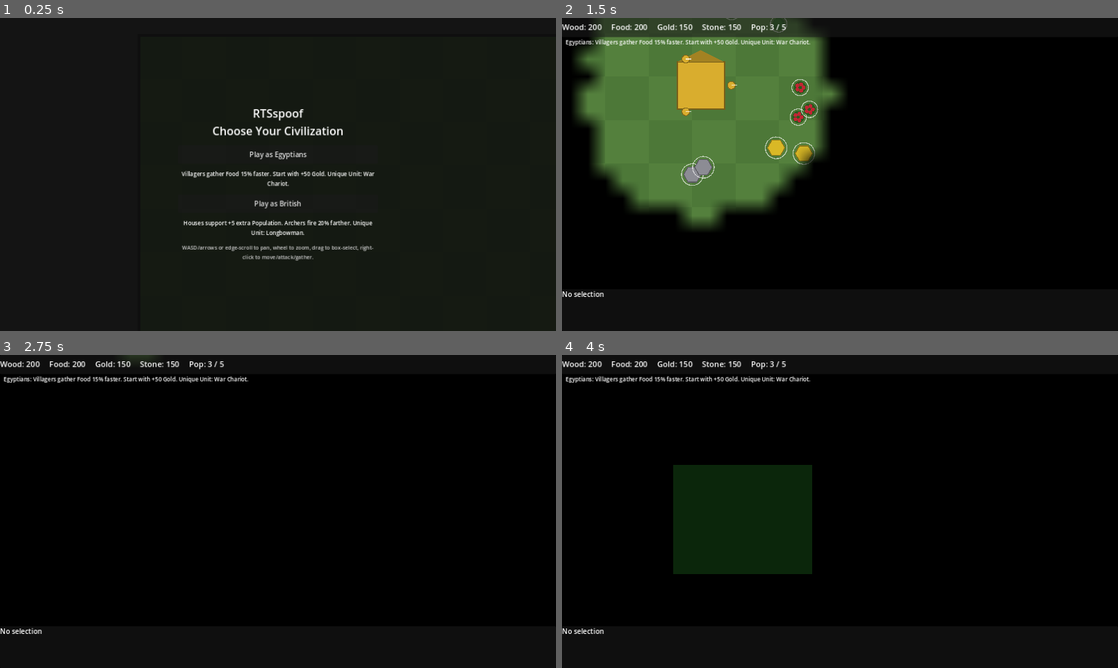
Above: before the commit, frames 1-4 (two rows, left to right).
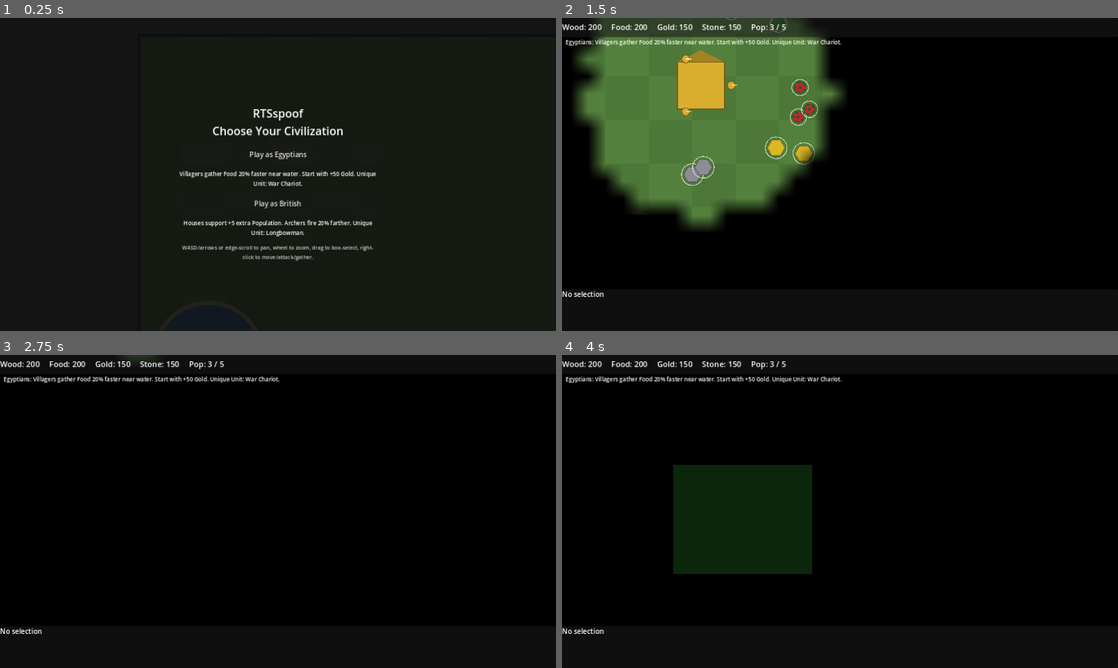
Above: after the commit, the same moments.

Repository: Golden-King05/RTSspoof
Game: Godot game, scene res://Main.tscn
Same seed, same stepped clock (60 frames per second), same inputs: the game is played once before the commit and once after it.
Inputs (mouse positions are in pixels of both pictures, inside the frame that each line leads up to):
- Up to frame 1 (0.25 s): no input
- Up to frame 2 (1.5 s): click "Play as Egyptians" at 0.5 s; tap Enter at 1.25 s; move the mouse to (962, 158) at 1.27 s; hold S (cam_down) from 1.28 s (still down); click (962, 158) at 1.42 s
- Up to frame 3 (2.75 s): release S (cam_down) at 2 s; drag from (166, 527) to (250, 574) at 2.02 s
- Up to frame 4 (4 s): move the mouse to (895, 442) at 2.77 s; hold D (cam_right) 2.78-3.5 s; click (895, 442) at 2.92 s; tap Space at 3.5 s; drag from (812, 574) to (673, 464) at 3.52 s

The runs differ from the first frame. In frame 1, 0.5% of the frame differs, in the area x 32-68%, y 48-54%; in frame 2, 0.3%; in frame 3, 0.3%; in frame 4, 0.3%.

Commit message:
Gate Egyptian food bonus on water proximity; add buildable Farms
Bumps the Egyptian villager food-gather bonus from a flat 15% to 20%,
but it now only applies to food sources (Farms or berry bushes) within
range of a lake, so players have to actually settle near water to get
it. Adds impassable lake water bodies to the map (one per base, one
contested in the middle), a new buildable Farm (depletable food source,
villagers gather it like a resource node), and HUD/selection support
for placing and reading Farms.

Co-Authored-By: Claude Sonnet 5 <noreply@anthropic.com>
Claude-Session: https://claude.ai/code/session_01WJRC2qEvqiYQPAt5hQkyBm

Diff:
--- a/Main.gd
+++ b/Main.gd
@@ -32,6 +32,14 @@
 	var ground := Ground.new()
 	ground.setup(MAP_SIZE)
 	world.add_child(ground)
+
+	var water_regions: Array = [
+		{"center": HUMAN_START + Vector2(-160, 420), "radius": 120.0},
+		{"center": (MAP_SIZE - HUMAN_START) + Vector2(160, -420), "radius": 120.0},
+		{"center": MAP_SIZE / 2.0 + Vector2(-400, 400), "radius": 150.0},
+	]
+	ground.add_water_regions(water_regions)
+	GameManager.register_water_regions(water_regions)
 
 	var nav_region := NavigationRegion2D.new()
 	var nav_poly := NavigationPolygon.new()
@@ -128,7 +136,33 @@
 	for b in ps.buildings:
 		if is_instance_valid(b):
 			print("[sim] building=", b.building_type, " hp=", b.hp, "/", b.max_hp, " under_construction=", b.under_construction)
-	print("[sim] final unit count=", ps.units.size(), " DONE")
+	print("[sim] final unit count=", ps.units.size())
+
+	# Water-gated gather bonus sanity check (should only matter for Egyptians).
+	var lake_center: Vector2 = HUMAN_START + Vector2(-160, 420)
+	var near_water_pos: Vector2 = lake_center + Vector2(200, 0) # inside the 160px margin outside the lake's 120 radius
+	var far_pos: Vector2 = HUMAN_START + Vector2(1200, 1200) # nowhere near any lake
+	print("[sim] is_near_water(near)=", GameManager.is_near_water(near_water_pos), " is_near_water(far)=", GameManager.is_near_water(far_pos))
+	print("[sim] %s gather_multiplier(food, near_water)=%s far=%s" % [ps.civ_id, ps.gather_multiplier("food", near_water_pos), ps.gather_multiplier("food", far_pos)])
+	var enemy: PlayerState = GameManager.get_player(GameManager.enemy_of(GameManager.HUMAN_ID))
+	print("[sim] %s gather_multiplier(food, near_water)=%s far=%s" % [enemy.civ_id, enemy.gather_multiplier("food", near_water_pos), enemy.gather_multiplier("food", far_pos)])
+
+	# End-to-end farm test: place one near water, assign a villager, watch it harvest.
+	var farm := RTSBuilding.new()
+	world.add_child(farm)
+	farm.global_position = near_water_pos
+	farm.setup("farm", GameManager.HUMAN_ID, true)
+	var farmer = ps.units[0]
+	farmer.order_construct(farm)
+	print("[sim] farm placed near water, food before=", ps.resources.food)
+
+	await get_tree().create_timer(6.0).timeout
+	print("[sim] farm under_construction=", farm.under_construction, " food_remaining=", farm.food_remaining)
+
+	farmer.order_gather(farm)
+	await get_tree().create_timer(4.0).timeout
+	print("[sim] after gathering: player food=", ps.resources.food, " farm.food_remaining=", farm.food_remaining, " farmer.state=", farmer.state)
+	print("[sim] DONE")
 
 
 func _process(delta: float) -> void:
--- a/autoload/GameData.gd
+++ b/autoload/GameData.gd
@@ -82,6 +82,13 @@
 		"provides_pop": 0, "can_train": ["militia", "archer"],
 		"is_drop_off": false, "radius": 40.0, "vision_range": 160.0,
 	},
+	"farm": {
+		"display_name": "Farm",
+		"max_hp": 80, "cost": {"wood": 60}, "build_time": 12.0,
+		"provides_pop": 0, "can_train": [],
+		"is_drop_off": false, "radius": 22.0, "vision_range": 100.0,
+		"is_farm": true, "food_amount": 175.0,
+	},
 }
 
 ## Civilization data: bonuses and unique units, AoE2-inspired.
@@ -89,13 +96,14 @@
 	"egyptian": {
 		"display_name": "Egyptians",
 		"color": Color(0.85, 0.68, 0.18),
-		"gather_bonus": {"food": 1.15},
+		"gather_bonus": {},
+		"water_gather_bonus": {"food": 1.20},
 		"starting_bonus": {"gold": 50},
 		"house_pop_bonus": 0,
 		"ranged_range_bonus": 1.0,
 		"unique_unit": "war_chariot",
 		"barracks_unique": true,
-		"bonus_text": "Villagers gather Food 15% faster. Start with +50 Gold. Unique Unit: War Chariot.",
+		"bonus_text": "Villagers gather Food 20% faster near water. Start with +50 Gold. Unique Unit: War Chariot.",
 	},
 	"british": {
 		"display_name": "British",
--- a/autoload/GameManager.gd
+++ b/autoload/GameManager.gd
@@ -7,6 +7,13 @@
 var players: Array = [] # Array[PlayerState]
 var match_started: bool = false
 var game_over: bool = false
+
+## Water bodies for the current map, as {"center": Vector2, "radius": float}.
+## Registered by Main.gd once the map is generated; queried by
+## PlayerState.gather_multiplier() for water-adjacency bonuses (e.g. the
+## Egyptian farm bonus).
+var water_regions: Array = []
+const WATER_PROXIMITY_MARGIN := 160.0
 
 signal match_began
 signal game_ended(winner_id: int)
@@ -20,6 +27,17 @@
 	match_started = true
 	game_over = false
 	match_began.emit()
+
+
+func register_water_regions(regions: Array) -> void:
+	water_regions = regions
+
+
+func is_near_water(pos: Vector2) -> bool:
+	for region in water_regions:
+		if pos.distance_to(region.center) <= region.radius + WATER_PROXIMITY_MARGIN:
+			return true
+	return false
 
 
 func get_player(player_id: int) -> PlayerState:
--- a/core/Ground.gd
+++ b/core/Ground.gd
@@ -4,10 +4,25 @@
 
 var map_size: Vector2 = Vector2(3000, 3000)
 var tile_size: float = 100.0
+var water_regions: Array = [] # Array of {"center": Vector2, "radius": float}
 
 
 func setup(p_map_size: Vector2) -> void:
 	map_size = p_map_size
+	queue_redraw()
+
+
+## Water bodies are impassable (NavigationObstacle2D) and drawn on top of
+## the grass; `regions` is also handed to GameManager so gameplay code
+## (the Egyptian farm bonus) can query proximity to water.
+func add_water_regions(regions: Array) -> void:
+	water_regions = regions
+	for region in regions:
+		var obstacle := NavigationObstacle2D.new()
+		obstacle.position = region.center
+		obstacle.radius = region.radius
+		obstacle.avoidance_enabled = true
+		add_child(obstacle)
 	queue_redraw()
 
 
@@ -22,4 +37,11 @@
 			if (x + y) % 2 == 0:
 				continue
 			draw_rect(Rect2(Vector2(x * tile_size, y * tile_size), Vector2(tile_size, tile_size)), alt)
+
+	var water_col := Color(0.20, 0.42, 0.68)
+	var shore_col := Color(0.75, 0.70, 0.52)
+	for region in water_regions:
+		draw_circle(region.center, region.radius + 10.0, shore_col)
+		draw_circle(region.center, region.radius, water_col)
+
 	draw_rect(Rect2(Vector2.ZERO, map_size), Color(0.12, 0.12, 0.12), false, 6.0)
--- a/core/PlayerState.gd
+++ b/core/PlayerState.gd
@@ -88,10 +88,15 @@
 	population_changed.emit()
 
 
-func gather_multiplier(res_type: String) -> float:
+## `world_pos` is the resource/farm being gathered from -- some bonuses
+## (e.g. the Egyptian farm bonus) only apply when it's near water.
+func gather_multiplier(res_type: String, world_pos: Vector2 = Vector2.INF) -> float:
 	var civ: Dictionary = civ_data()
-	var bonuses: Dictionary = civ.get("gather_bonus", {})
-	return bonuses.get(res_type, 1.0)
+	var mult: float = civ.get("gather_bonus", {}).get(res_type, 1.0)
+	var water_bonus: Dictionary = civ.get("water_gather_bonus", {})
+	if water_bonus.has(res_type) and is_finite(world_pos.x) and GameManager.is_near_water(world_pos):
+		mult *= float(water_bonus[res_type])
+	return mult
 
 
 func range_multiplier() -> float:
--- a/core/SelectionManager.gd
+++ b/core/SelectionManager.gd
@@ -213,6 +213,16 @@
 				u.order_move(world_pos)
 		return
 
+	if picked != null and picked.type == "building" and picked.node.player_id == GameManager.HUMAN_ID and picked.node.is_farm and not picked.node.under_construction:
+		for u in selected_units:
+			if not is_instance_valid(u):
+				continue
+			if u.can_gather_flag:
+				u.order_gather(picked.node)
+			else:
+				u.order_move(world_pos)
+		return
+
 	if picked != null and picked.type == "building" and picked.node.player_id == GameManager.HUMAN_ID and picked.node.under_construction:
 		for u in selected_units:
 			if not is_instance_valid(u):
--- a/entities/Building.gd
+++ b/entities/Building.gd
@@ -22,6 +22,14 @@
 var _start_hp_fraction: float = 0.1
 
 var train_queue: Array = [] # Array of {"unit_type": String, "time_left": float, "total_time": float}
+
+# Farm-only: once built, a farm acts like a resource node (villagers gather
+# food from it directly) rather than training anything.
+var is_farm: bool = false
+var resource_type: String = "food"
+var gather_multiplier: float = 1.0
+var food_remaining: float = 0.0
+var food_max: float = 0.0
 
 var _dead: bool = false
 var _obstacle: NavigationObstacle2D
@@ -40,6 +48,11 @@
 	build_time = max(stats.get("build_time", 10.0), 0.01)
 	can_train = GameData.trainable_units_for_building(building_type, civ_id)
 
+	is_farm = stats.get("is_farm", false)
+	if is_farm:
+		food_max = stats.get("food_amount", 175.0)
+		food_remaining = food_max
+
 	under_construction = start_under_construction
 	hp = max_hp * _start_hp_fraction if under_construction else max_hp
 
@@ -108,6 +121,23 @@
 
 func on_damaged(_dmg: float, _attacker) -> void:
 	pass
+
+
+func is_depleted() -> bool:
+	return is_farm and food_remaining <= 0.0
+
+
+## Farms quack like a RTSResourceNode so villagers can gather them the same
+## way; non-farm buildings just don't get targeted for gathering.
+func harvest(requested: float) -> float:
+	if not is_farm:
+		return 0.0
+	var granted: float = min(requested, food_remaining)
+	food_remaining -= granted
+	queue_redraw()
+	if food_remaining <= 0.0:
+		call_deferred("die")
+	return granted
 
 
 func die() -> void:
@@ -132,11 +162,23 @@
 		col.a = 0.75
 
 	var r: float = radius
-	draw_rect(Rect2(-r, -r, r * 2, r * 2), col)
-	draw_rect(Rect2(-r, -r, r * 2, r * 2), col.darkened(0.45), false, 3.0)
-	# roof accent triangle to read as a "building"
-	var apex := Vector2(0, -r - r * 0.5)
-	draw_colored_polygon(PackedVector2Array([Vector2(-r, -r), Vector2(r, -r), apex]), col.darkened(0.25))
+	if is_farm:
+		var furrow_col: Color = Color(0.55, 0.42, 0.22) if not under_construction else col
+		draw_rect(Rect2(-r, -r, r * 2, r * 2), furrow_col)
+		var rows := 5
+		for i in range(rows):
+			var y: float = -r + (r * 2) * (float(i) + 0.5) / rows
+			draw_line(Vector2(-r + 3, y), Vector2(r - 3, y), furrow_col.darkened(0.35), 2.0)
+		draw_rect(Rect2(-r, -r, r * 2, r * 2), col.darkened(0.45), false, 3.0)
+		if not under_construction:
+			var fill_ratio: float = 1.0 if food_max <= 0.0 else clamp(food_remaining / food_max, 0.0, 1.0)
+			draw_arc(Vector2.ZERO, r + 6.0, 0, TAU * fill_ratio, 24, Color(1, 1, 1, 0.6), 2.0)
+	else:
+		draw_rect(Rect2(-r, -r, r * 2, r * 2), col)
+		draw_rect(Rect2(-r, -r, r * 2, r * 2), col.darkened(0.45), false, 3.0)
+		# roof accent triangle to read as a "building"
+		var apex := Vector2(0, -r - r * 0.5)
+		draw_colored_polygon(PackedVector2Array([Vector2(-r, -r), Vector2(r, -r), apex]), col.darkened(0.25))
 
 	if under_construction:
 		var ratio: float = clamp(hp / max_hp, 0.0, 1.0)
--- a/entities/Unit.gd
+++ b/entities/Unit.gd
@@ -28,7 +28,7 @@
 var can_gather_flag: bool = false
 
 var attack_target = null
-var gather_node: RTSResourceNode = null
+var gather_node = null # RTSResourceNode or a farm RTSBuilding -- both quack the same gather API
 var carrying_type: String = ""
 var carrying_amount: float = 0.0
 var construct_target = null
@@ -140,7 +140,7 @@
 	state = State.ATTACK
 
 
-func order_gather(node: RTSResourceNode) -> void:
+func order_gather(node) -> void:
 	if not can_gather_flag or not is_instance_valid(node):
 		return
 	_clear_task()
@@ -212,7 +212,7 @@
 	if _gather_timer <= 0.0:
 		_gather_timer = GATHER_INTERVAL
 		var ps: PlayerState = GameManager.get_player(player_id)
-		var mult: float = ps.gather_multiplier(gather_node.resource_type) if ps else 1.0
+		var mult: float = ps.gather_multiplier(gather_node.resource_type, gather_node.global_position) if ps else 1.0
 		var amount_wanted: float = gather_rate * gather_node.gather_multiplier * mult * GATHER_INTERVAL
 		var granted: float = gather_node.harvest(amount_wanted)
 		carrying_type = gather_node.resource_type
--- a/ui/HUD.gd
+++ b/ui/HUD.gd
@@ -133,8 +133,10 @@
 	if can_build_any:
 		var house_cost: Dictionary = GameData.get_building_stats("house").get("cost", {})
 		var barracks_cost: Dictionary = GameData.get_building_stats("barracks").get("cost", {})
+		var farm_cost: Dictionary = GameData.get_building_stats("farm").get("cost", {})
 		_add_button("Build House (%s)" % _cost_str(house_cost), func() -> void: selection_manager.start_placement("house"))
 		_add_button("Build Barracks (%s)" % _cost_str(barracks_cost), func() -> void: selection_manager.start_placement("barracks"))
+		_add_button("Build Farm (%s)" % _cost_str(farm_cost), func() -> void: selection_manager.start_placement("farm"))
 
 
 func _show_building_actions(building) -> void:
@@ -145,6 +147,11 @@
 	var dn: String = stats.get("display_name", building.building_type)
 	if building.under_construction:
 		_info_label.text = "%s (under construction)" % dn
+		return
+	if building.is_farm:
+		var near_water: bool = GameManager.is_near_water(building.global_position)
+		var water_note: String = "  (near water)" if near_water else "  (build closer to water for the Egyptian bonus)"
+		_info_label.text = "%s   Food %d/%d%s" % [dn, int(building.food_remaining), int(building.food_max), water_note if building.civ_id == "egyptian" else ""]
 		return
 	_info_label.text = "%s   HP %d/%d" % [dn, int(building.hp), int(building.max_hp)]
 	var ps: PlayerState = GameManager.get_player(player_id)
Not shown, changed: README.md
